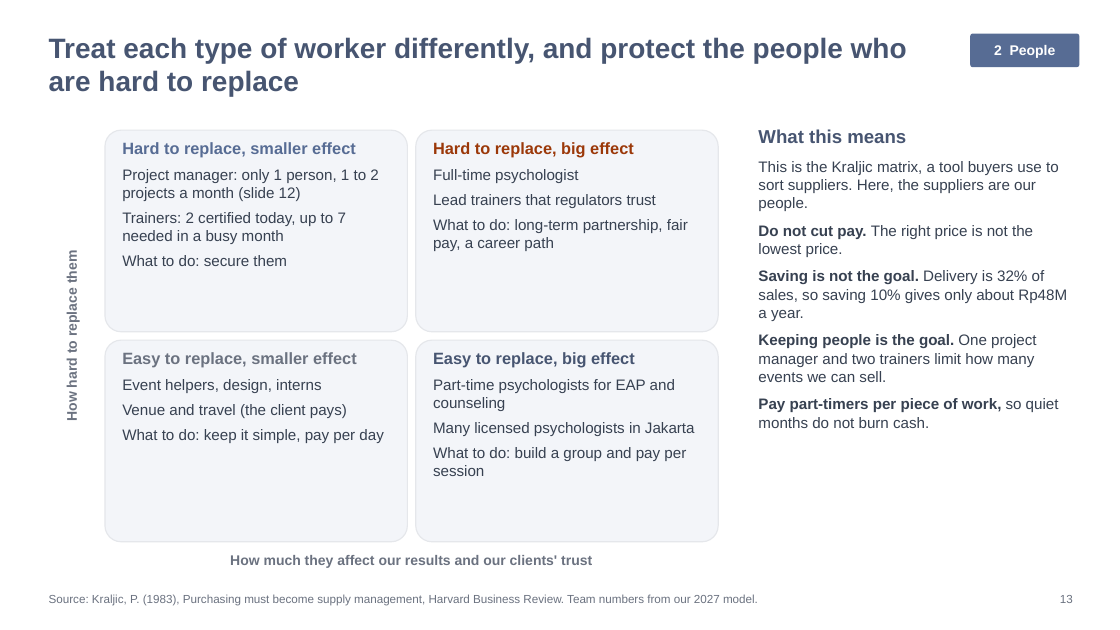
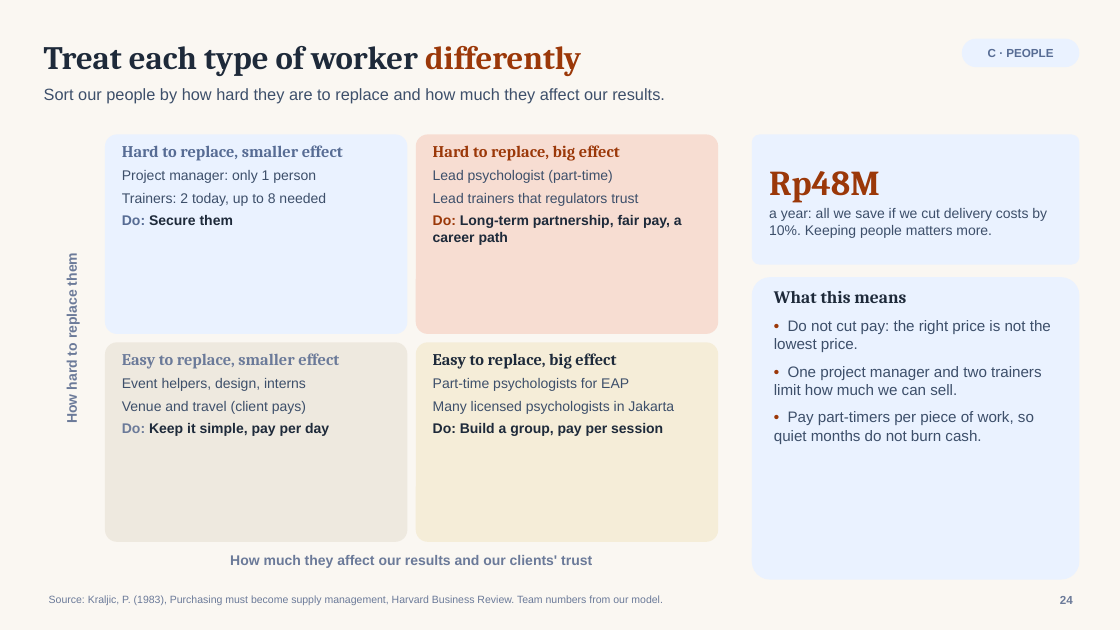
Before and after one commit to galihnxs/financial-estimations, a slide deck: slide 24 of TemanJourney_Growth_Recommendation.pptx (slide 13 before the commit). Drawn at 1120x630 pixels with LibreOffice and Linux fonts; fonts in the diff are those of the drawing. Boxes give left, top, right and bottom in pixels: in the first picture for what was removed or moved away, otherwise in the second. Text is boxed around its words. In the diff, an @@ line names an element or a change of style, - is before the commit and + after.

```diff
--- a/TemanJourney_Growth_Recommendation.pptx
+++ b/TemanJourney_Growth_Recommendation.pptx
@@ background #FFFFFF to #FAF7F2 @@
@@ text "Treat each type of worker ..." at (44,46,581,76): vertical alignment top to middle @@
@@ text at (44,46,581,76): text changed; size 24 to 28 pt; font Arial to Cambria; text colour #475571 to #1E2A3A @@
-Treat each type of worker differently, and protect the people who are hard to replace
+Treat each type of worker differently
@@ rounded rectangle "C · PEOPLE": place and size @@
-rounded rectangle "C · PEOPLE" at (970,34,1080,67)
+rounded rectangle "C · PEOPLE" at (962,39,1080,67)
@@ rounded rectangle "C · PEOPLE" at (962,39,1080,67): fill #576C94 to #EAF2FF; proportions changed @@
@@ text in rounded rectangle at (988,49,1053,57): text changed; size 12 to 10 pt; text colour #FFFFFF to #576C94 @@
-2 People
+C · PEOPLE
@@ text added at (44,88,665,104), 14 pt, text #3D4F6A @@
+Sort our people by how hard they are to replace and how much they affect our results.
@@ text "How hard to replace them" at (64,256,80,422): text colour #6B7280 to #6B7A99 @@
@@ rounded rectangle "Hard to replace, smaller effect": place and size @@
-rounded rectangle "Hard to replace, smaller effect" at (105,130,408,332)
+rounded rectangle "Hard to replace, smaller effect" at (105,134,408,334)
@@ rounded rectangle "Hard to replace, smaller effect" at (105,134,408,334): fill #F3F5F9 to #EAF2FF; outline #E5E7EB 1 pt to none; proportions changed @@
@@ text in rounded rectangle at (122,145,343,161): font Arial to Cambria in "Hard to replace, smaller effect"; less space between paragraphs @@
@@ rounded rectangle "Hard to replace, big effect": place and size @@
-rounded rectangle "Hard to replace, big effect" at (416,130,718,332)
+rounded rectangle "Hard to replace, big effect" at (416,134,718,334)
@@ rounded rectangle "Hard to replace, big effect" at (416,134,718,334): fill #F3F5F9 to #F7DDD2; outline #E5E7EB 1 pt to none; proportions changed @@
@@ text in rounded rectangle at (433,145,638,206): font Arial to Cambria in "Hard to replace, big effect"; size 13 to 12 pt, text colour #374151 to #3D4F6A in "Lead trainers that regulators trust"; less space between paragraphs @@
@@ rounded rectangle added at (752,134,1080,265), fill #EAF2FF, 12 pt, text #3D4F6A @@
+Rp48M
+a year: all we save if we cut delivery costs by 10%. Keeping people matters more.
@@ text in rounded rectangle at (122,170,326,225): text changed; size 13 to 12 pt; text colour #374151 to #3D4F6A @@
-Project manager: only 1 person, 1 to 2 projects a month (slide 12)
-Trainers: 2 certified today, up to 7 needed in a busy month
-What to do: secure them
+Project manager: only 1 person
+Trainers: 2 today, up to 8 needed
+Do: Secure them
@@ text in rounded rectangle at (433,170,612,183): text changed; size 13 to 12 pt; text colour #374151 to #3D4F6A @@
-Full-time psychologist
+Lead psychologist (part-time)
@@ text in rounded rectangle at (433,215,682,245): text changed; size 13 to 12 pt; text colour #374151 to #1E2A3A; bold on @@
-What to do: long-term partnership, fair pay, a career path
+Do: Long-term partnership, fair pay, a career path
@@ rounded rectangle "What this means": place and size @@
-rounded rectangle "What this means" at (758,129,1067,428)
+rounded rectangle "What this means" at (752,277,1080,580)
@@ rounded rectangle "What this means" at (752,277,1080,580): fill none to #EAF2FF @@
@@ text in rounded rectangle at (774,291,906,303): size 16 to 15 pt, font Arial to Cambria, text colour #475571 to #1E2A3A in "What this means" @@
@@ text in rounded rectangle at (774,320,1051,444): text changed; text colour #374151 to #3D4F6A @@
-This is the Kraljic matrix, a tool buyers use to sort suppliers. Here, the suppliers are our people.
-Do not cut pay. The right price is not the lowest price.
-Saving is not the goal. Delivery is 32% of sales, so saving 10% gives only about Rp48M a year.
-Keeping people is the goal. One project manager and two trainers limit how many events we can sell.
-Pay part-timers per piece of work, so quiet months do not burn cash.
+• Do not cut pay: the right price is not the lowest price.
+• One project manager and two trainers limit how much we can sell.
+• Pay part-timers per piece of work, so quiet months do not burn cash.
@@ rounded rectangle "Easy to replace, smaller effect" at (105,343,408,543): fill #F3F5F9 to #EEE9DF; outline #E5E7EB 1 pt to none; proportions changed @@
@@ text in rounded rectangle at (122,353,339,391): font Arial to Cambria, text colour #6B7280 to #6B7A99 in "Easy to replace, smaller effect"; size 13 to 12 pt, text colour #374151 to #3D4F6A in "Event helpers, design, interns"; less space between paragraphs @@
@@ rounded rectangle "Easy to replace, big effect" at (416,343,718,543): fill #F3F5F9 to #F5EDD8; outline #E5E7EB 1 pt to none; proportions changed @@
@@ text in rounded rectangle at (433,353,674,414): font Arial to Cambria, text colour #475571 to #1E2A3A in "Easy to replace, big effect"; size 13 to 12 pt, text colour #374151 to #3D4F6A in "Many licensed psychologists in Jakarta"; less space between paragraphs @@
@@ text in rounded rectangle at (433,378,629,391): text changed; size 13 to 12 pt; text colour #374151 to #3D4F6A @@
-Part-time psychologists for EAP and counseling
+Part-time psychologists for EAP
@@ text in rounded rectangle at (122,401,329,436): text changed; size 13 to 12 pt; text colour #374151 to #3D4F6A @@
-Venue and travel (the client pays)
-What to do: keep it simple, pay per day
+Venue and travel (client pays)
+Do: Keep it simple, pay per day
@@ text in rounded rectangle at (433,423,663,436): text changed; size 13 to 12 pt; text colour #374151 to #1E2A3A; bold on @@
-What to do: build a group and pay per session
+Do: Build a group, pay per session
@@ text "How much they affect our ..." at (230,555,592,568): text colour #6B7280 to #6B7A99 @@
@@ text at (49,595,663,605): text changed; size 10 to 9 pt; text colour #6B7280 to #6B7A99 @@
-Source: Kraljic, P. (1983), Purchasing must become supply management, Harvard Business Review. Team numbers from our 2027 model.
+Source: Kraljic, P. (1983), Purchasing must become supply management, Harvard Business Review. Team numbers from our model.
@@ text at (1060,596,1073,604): text changed; text colour #6B7280 to #6B7A99; bold on @@
-13
+24
```
Also in this commit, not shown: 13 other slides changed, 26 slides added, 11 slides removed, 9 other files.
